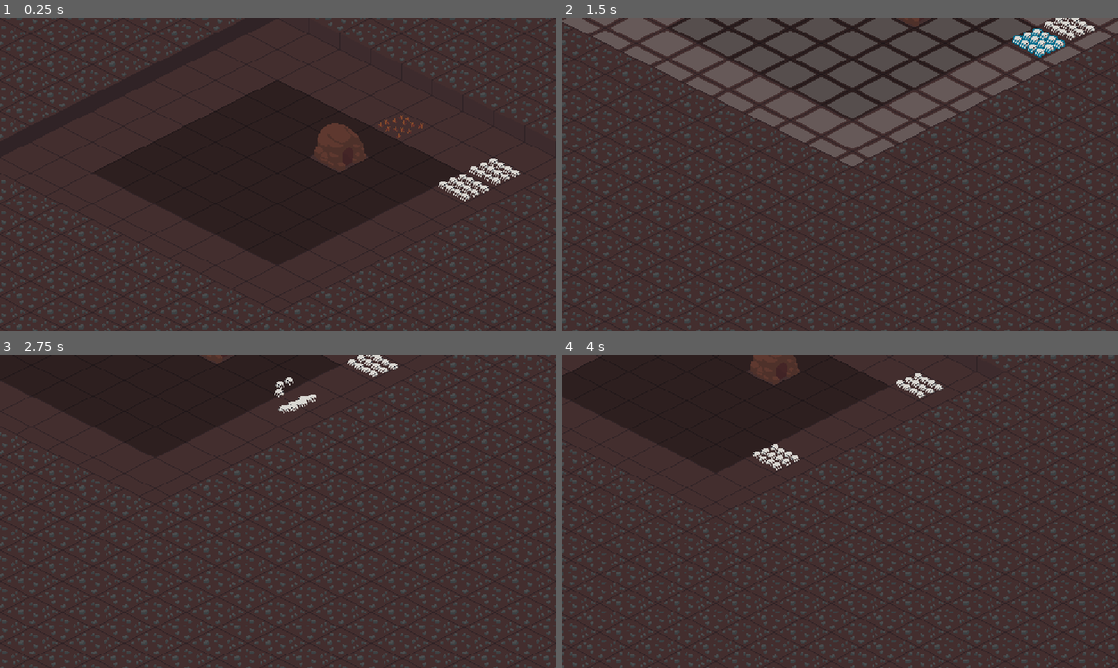
Above: before the commit, frames 1-4 (two rows, left to right).
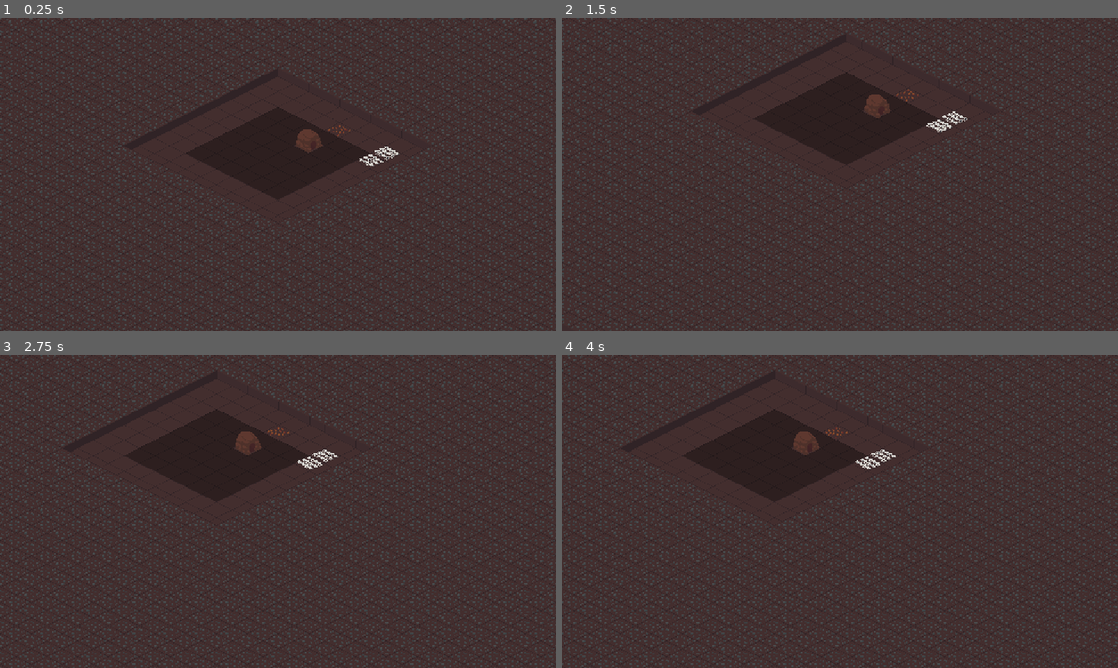
Above: after the commit, the same moments.

Repository: LogCheung/Critterking
Game: Godot game, scene res://World/Scenes/world.tscn
Same seed, same stepped clock (60 frames per second), same inputs: the game is played once before the commit and once after it.
Inputs (mouse positions are in pixels of both pictures, inside the frame that each line leads up to):
- Up to frame 1 (0.25 s): no input
- Up to frame 2 (1.5 s): tap Enter at 0.5 s; move the mouse to (1023, 187) at 0.52 s; hold S (camera_move_down) 0.53-1.28 s; click (1023, 187) at 0.67 s; move the mouse to (1056, 36) at 1.27 s; tap A (camera_move_left) at 1.35 s; click (1056, 36) at 1.42 s
- Up to frame 3 (2.75 s): tap Space at 2 s; move the mouse to (333, 442) at 2.02 s; hold D (camera_move_right) from 2.03 s (still down); click (333, 442) at 2.17 s
- Up to frame 4 (4 s): move the mouse to (812, 574) at 2.77 s; release D (camera_move_right) at 2.78 s; tap W (camera_move_up) at 2.85 s; click (812, 574) at 2.92 s; move the mouse to (1006, 558) at 3.52 s; tap Mouse wheel up (camera_zoom_in) at 3.6 s; click (1006, 558) at 3.67 s

The runs differ from the first frame. In frame 1, 13% of the frame differs, in the area x 0-100%, y 0-100%; in frame 2, 29%; in frame 3, 13%; in frame 4, 13%.

Commit message:
enemy perimeter

Diff:
--- /dev/null
+++ b/minibadkings/TileMap/Scenes/WorldTileSet.tres
@@ -0,0 +1,82 @@
+[gd_resource type="TileSet" load_steps=8 format=3 uid="uid://bxsbqepu6rxgc"]
+
+[ext_resource type="Texture2D" uid="uid://cx0b0ucjd4cee" path="res://TileMap/Assets/tiles.png" id="1_nbqb2"]
+[ext_resource type="Texture2D" uid="uid://d06rjt2g5bhak" path="res://TileMap/Assets/test.png" id="2_hh4v1"]
+
+[sub_resource type="NavigationPolygon" id="NavigationPolygon_jb8ou"]
+vertices = PackedVector2Array(32, 0, 0, 16, -32, 0, 0, -16)
+polygons = Array[PackedInt32Array]([PackedInt32Array(0, 1, 2, 3)])
+outlines = Array[PackedVector2Array]([PackedVector2Array(0, -16, -32, 0, 0, 16, 32, 0)])
+agent_radius = 0.0
+
+[sub_resource type="NavigationPolygon" id="NavigationPolygon_h7jyf"]
+vertices = PackedVector2Array(32, 0, 0, 16, -32, 0, 0, -16)
+polygons = Array[PackedInt32Array]([PackedInt32Array(0, 1, 2, 3)])
+outlines = Array[PackedVector2Array]([PackedVector2Array(0, -16, -32, 0, 0, 16, 32, 0)])
+agent_radius = 0.0
+
+[sub_resource type="NavigationPolygon" id="NavigationPolygon_fl1qv"]
+vertices = PackedVector2Array(32, 0, 0, 16, -32, 0, 0, -16)
+polygons = Array[PackedInt32Array]([PackedInt32Array(0, 1, 2, 3)])
+outlines = Array[PackedVector2Array]([PackedVector2Array(0, -16, -32, 0, 0, 16, 32, 0)])
+agent_radius = 0.0
+
+[sub_resource type="TileSetAtlasSource" id="TileSetAtlasSource_h7jyf"]
+texture = ExtResource("1_nbqb2")
+texture_region_size = Vector2i(64, 64)
+0:1/next_alternative_id = 3
+0:1/0 = 0
+0:1/0/texture_origin = Vector2i(0, -16)
+0:1/1 = 1
+0:1/1/texture_origin = Vector2i(0, 16)
+0:1/2 = 2
+0:0/next_alternative_id = 5
+0:0/0 = 0
+0:0/0/texture_origin = Vector2i(0, -16)
+0:0/0/navigation_layer_0/polygon = SubResource("NavigationPolygon_jb8ou")
+0:0/1 = 1
+0:0/1/texture_origin = Vector2i(0, -16)
+0:0/1/modulate = Color(0.674815, 0.674815, 0.674815, 1)
+0:0/1/navigation_layer_0/polygon = SubResource("NavigationPolygon_h7jyf")
+0:0/2 = 2
+0:0/2/texture_origin = Vector2i(0, -16)
+0:0/3 = 3
+0:0/3/texture_origin = Vector2i(0, -16)
+0:0/3/navigation_layer_0/polygon = SubResource("NavigationPolygon_fl1qv")
+1:0/0 = 0
+1:0/0/texture_origin = Vector2i(0, 16)
+2:0/0 = 0
+2:0/0/texture_origin = Vector2i(0, 16)
+3:0/0 = 0
+3:0/0/texture_origin = Vector2i(0, 16)
+3:0/0/z_index = 1
+4:0/0 = 0
+4:0/0/texture_origin = Vector2i(0, 16)
+4:0/0/z_index = 1
+0:2/next_alternative_id = 3
+0:2/0 = 0
+0:2/0/texture_origin = Vector2i(0, 4)
+0:2/1 = 1
+0:2/1/texture_origin = Vector2i(0, 4)
+0:2/1/modulate = Color(1, 1, 1, 0.482353)
+0:2/1/physics_layer_0/polygon_0/points = PackedVector2Array(-0.637262, -28.0395, -26.1277, -20.3924, -18.1973, -6.90137, 0, -16, 17.5475, -7.22625, 24.8532, -19.1178)
+0:2/2 = 2
+0:2/2/texture_origin = Vector2i(0, 4)
+0:2/2/physics_layer_0/polygon_0/points = PackedVector2Array(0.477943, -33.6155, -32.0224, -17.0467, -15.003, -8.49848, 2.38972, -18.3213, 18.9585, -9.39961, 31.7038, -16.4095)
+
+[sub_resource type="TileSetAtlasSource" id="TileSetAtlasSource_leqhe"]
+texture = ExtResource("2_hh4v1")
+texture_region_size = Vector2i(128, 128)
+0:0/0 = 0
+0:0/0/texture_origin = Vector2i(0, -32)
+
+[resource]
+tile_shape = 1
+tile_layout = 5
+tile_offset_axis = 1
+tile_size = Vector2i(64, 32)
+physics_layer_0/collision_layer = 16
+physics_layer_0/collision_mask = 0
+navigation_layer_0/layers = 1
+sources/50 = SubResource("TileSetAtlasSource_leqhe")
+sources/0 = SubResource("TileSetAtlasSource_h7jyf")
--- a/minibadkings/TileMap/Scenes/tile_world.tscn
+++ b/minibadkings/TileMap/Scenes/tile_world.tscn
@@ -1,85 +1,8 @@
-[gd_scene load_steps=13 format=4 uid="uid://y0ju1mi4ih78"]
+[gd_scene load_steps=6 format=4 uid="uid://y0ju1mi4ih78"]
 
-[ext_resource type="Texture2D" uid="uid://d06rjt2g5bhak" path="res://TileMap/Assets/test.png" id="1_5gggc"]
 [ext_resource type="Script" uid="uid://d3yteynx5bbfn" path="res://TileMap/Scripts/tile_world.gd" id="1_leqhe"]
-[ext_resource type="Texture2D" uid="uid://cx0b0ucjd4cee" path="res://TileMap/Assets/tiles.png" id="2_jb8ou"]
+[ext_resource type="TileSet" uid="uid://bxsbqepu6rxgc" path="res://TileMap/Scenes/WorldTileSet.tres" id="2_jb8ou"]
 [ext_resource type="Texture2D" uid="uid://khwrwj4va25l" path="res://TileMap/Assets/hover.png" id="4_h7jyf"]
-
-[sub_resource type="NavigationPolygon" id="NavigationPolygon_jb8ou"]
-vertices = PackedVector2Array(32, 0, 0, 16, -32, 0, 0, -16)
-polygons = Array[PackedInt32Array]([PackedInt32Array(0, 1, 2, 3)])
-outlines = Array[PackedVector2Array]([PackedVector2Array(0, -16, -32, 0, 0, 16, 32, 0)])
-agent_radius = 0.0
-
-[sub_resource type="NavigationPolygon" id="NavigationPolygon_h7jyf"]
-vertices = PackedVector2Array(32, 0, 0, 16, -32, 0, 0, -16)
-polygons = Array[PackedInt32Array]([PackedInt32Array(0, 1, 2, 3)])
-outlines = Array[PackedVector2Array]([PackedVector2Array(0, -16, -32, 0, 0, 16, 32, 0)])
-agent_radius = 0.0
-
-[sub_resource type="NavigationPolygon" id="NavigationPolygon_fl1qv"]
-vertices = PackedVector2Array(32, 0, 0, 16, -32, 0, 0, -16)
-polygons = Array[PackedInt32Array]([PackedInt32Array(0, 1, 2, 3)])
-outlines = Array[PackedVector2Array]([PackedVector2Array(0, -16, -32, 0, 0, 16, 32, 0)])
-agent_radius = 0.0
-
-[sub_resource type="TileSetAtlasSource" id="TileSetAtlasSource_h7jyf"]
-texture = ExtResource("2_jb8ou")
-texture_region_size = Vector2i(64, 64)
-0:1/next_alternative_id = 3
-0:1/0 = 0
-0:1/0/texture_origin = Vector2i(0, -16)
-0:1/1 = 1
-0:1/1/texture_origin = Vector2i(0, 16)
-0:1/2 = 2
-0:0/next_alternative_id = 5
-0:0/0 = 0
-0:0/0/texture_origin = Vector2i(0, -16)
-0:0/0/navigation_layer_0/polygon = SubResource("NavigationPolygon_jb8ou")
-0:0/1 = 1
-0:0/1/texture_origin = Vector2i(0, -16)
-0:0/1/modulate = Color(0.674815, 0.674815, 0.674815, 1)
-0:0/1/navigation_layer_0/polygon = SubResource("NavigationPolygon_h7jyf")
-0:0/2 = 2
-0:0/2/texture_origin = Vector2i(0, -16)
-0:0/3 = 3
-0:0/3/texture_origin = Vector2i(0, -16)
-0:0/3/navigation_layer_0/polygon = SubResource("NavigationPolygon_fl1qv")
-1:0/0 = 0
-1:0/0/texture_origin = Vector2i(0, 16)
-2:0/0 = 0
-2:0/0/texture_origin = Vector2i(0, 16)
-3:0/0 = 0
-3:0/0/texture_origin = Vector2i(0, 16)
-4:0/0 = 0
-4:0/0/texture_origin = Vector2i(0, 16)
-0:2/next_alternative_id = 3
-0:2/0 = 0
-0:2/0/texture_origin = Vector2i(0, 4)
-0:2/1 = 1
-0:2/1/texture_origin = Vector2i(0, 4)
-0:2/1/modulate = Color(1, 1, 1, 0.482353)
-0:2/1/physics_layer_0/polygon_0/points = PackedVector2Array(-0.637262, -28.0395, -26.1277, -20.3924, -18.1973, -6.90137, 0, -16, 17.5475, -7.22625, 24.8532, -19.1178)
-0:2/2 = 2
-0:2/2/texture_origin = Vector2i(0, 4)
-0:2/2/physics_layer_0/polygon_0/points = PackedVector2Array(0.477943, -33.6155, -32.0224, -17.0467, -15.003, -8.49848, 2.38972, -18.3213, 18.9585, -9.39961, 31.7038, -16.4095)
-
-[sub_resource type="TileSetAtlasSource" id="TileSetAtlasSource_leqhe"]
-texture = ExtResource("1_5gggc")
-texture_region_size = Vector2i(128, 128)
-0:0/0 = 0
-0:0/0/texture_origin = Vector2i(0, -32)
-
-[sub_resource type="TileSet" id="TileSet_5iey5"]
-tile_shape = 1
-tile_layout = 5
-tile_offset_axis = 1
-tile_size = Vector2i(64, 32)
-physics_layer_0/collision_layer = 16
-physics_layer_0/collision_mask = 0
-navigation_layer_0/layers = 1
-sources/50 = SubResource("TileSetAtlasSource_leqhe")
-sources/0 = SubResource("TileSetAtlasSource_h7jyf")
 
 [sub_resource type="TileSetAtlasSource" id="TileSetAtlasSource_fl1qv"]
 texture = ExtResource("4_h7jyf")
@@ -102,21 +25,23 @@
 [node name="Ground" type="TileMapLayer" parent="."]
 y_sort_enabled = true
 tile_map_data = PackedByteArray("AAAEAPz/AAAAAAAAAAAEAP3/AAAAAAAAAAAEAP7/AAAAAAAAAAAEAP//AAAAAAAAAAAEAAAAAAAAAAAAAAAEAA …(1520 unchanged characters)…
-tile_set = SubResource("TileSet_5iey5")
+tile_set = ExtResource("2_jb8ou")
 
 [node name="wall" type="TileMapLayer" parent="."]
 z_index = 1
 y_sort_enabled = true
 tile_map_data = PackedByteArray("AAADAPv/AAAAAAIAAAABAPn/AAAAAAIAAAD///f/AAAAAAIAAAAPAAcAAAAAAAIAAAAQAAgAAAAAAAIAAAARAA …(33392 unchanged characters)…
-tile_set = SubResource("TileSet_5iey5")
+tile_set = ExtResource("2_jb8ou")
 
 [node name="Buildings" type="TileMapLayer" parent="."]
-z_index = 1
 z_as_relative = false
 y_sort_enabled = true
 tile_map_data = PackedByteArray("AAAJAP//AAADAAAAAAAJAP3/AAABAAAAAAA=")
-tile_set = SubResource("TileSet_5iey5")
+tile_set = ExtResource("2_jb8ou")
 
 [node name="Hover" type="TileMapLayer" parent="."]
 z_index = 1
 tile_set = SubResource("TileSet_c7ucq")
+
+[node name="Center" type="Node2D" parent="."]
+position = Vector2(288, 160)
--- a/minibadkings/TileMap/Scripts/tile_world.gd
+++ b/minibadkings/TileMap/Scripts/tile_world.gd
@@ -5,7 +5,7 @@
 @onready var hover : TileMapLayer = $Hover
 @onready var buildings: TileMapLayer = $Buildings
 @onready var wall: TileMapLayer = $wall
-
+@onready var center: Node2D = $Center
 @onready var unit_groups : Array
 
 var wall_tiles : Array
--- /dev/null
+++ b/minibadkings/Units/Scenes/enemy.tscn
@@ -0,0 +1,159 @@
+[gd_scene load_steps=17 format=3 uid="uid://c14eoupysd2xd"]
+
+[ext_resource type="Material" uid="uid://blwf6yqh85bg4" path="res://Units/Shaders/unitHighlight.tres" id="1_mh310"]
+[ext_resource type="Script" uid="uid://bvqtdufd1qjrv" path="res://Units/Scripts/enemy.gd" id="2_mh310"]
+[ext_resource type="Texture2D" uid="uid://b5g3yuaejn6if" path="res://Units/Assets/AllyMeleeNormal.png" id="3_1flw5"]
+[ext_resource type="PackedScene" uid="uid://ddc6mf0gqftb" path="res://Units/Scenes/hit_box.tscn" id="4_0wncj"]
+[ext_resource type="PackedScene" uid="uid://d0dhe2lv3x4u3" path="res://Units/Debug/utility_debug.tscn" id="5_wh35a"]
+[ext_resource type="Script" uid="uid://bxew2mys8y8u8" path="res://addons/utility_ai/agent/agent.gd" id="6_8inca"]
+[ext_resource type="Script" uid="uid://bpvkdlp8jw4sj" path="res://addons/utility_ai/actions/action.gd" id="7_7xmed"]
+[ext_resource type="Script" uid="uid://dojkyt7skh8fh" path="res://addons/utility_ai/considerations/consideration_from_node.gd" id="8_ohg4d"]
+
+[sub_resource type="RectangleShape2D" id="RectangleShape2D_pm8qt"]
+size = Vector2(4, 7)
+
+[sub_resource type="Curve" id="Curve_yd6on"]
+_limits = [0.0, 1.1, 0.0, 1.0]
+_data = [Vector2(0, 0), 0.0, 0.0, 0, 0, Vector2(1, 1.1), 0.0, 0.0, 0, 0]
+point_count = 2
+
+[sub_resource type="Curve" id="Curve_daau3"]
+_data = [Vector2(0.07, 1), 0.0, 0.0, 0, 0, Vector2(1, 0), 0.0, 0.0, 0, 0]
+point_count = 2
+
+[sub_resource type="Animation" id="Animation_daau3"]
+length = 0.001
+tracks/0/type = "value"
+tracks/0/imported = false
+tracks/0/enabled = true
+tracks/0/path = NodePath("Flip/Sprite2D:frame")
+tracks/0/interp = 1
+tracks/0/loop_wrap = true
+tracks/0/keys = {
+"times": PackedFloat32Array(0),
+"transitions": PackedFloat32Array(1),
+"update": 1,
+"values": [1]
+}
+
+[sub_resource type="Animation" id="Animation_jqc0h"]
+resource_name = "attack"
+length = 0.75
+step = 0.125
+tracks/0/type = "value"
+tracks/0/imported = false
+tracks/0/enabled = true
+tracks/0/path = NodePath("Flip/Sprite2D:frame")
+tracks/0/interp = 1
+tracks/0/loop_wrap = true
+tracks/0/keys = {
+"times": PackedFloat32Array(0, 0.125, 0.25, 0.375, 0.5, 0.625),
+"transitions": PackedFloat32Array(1, 1, 1, 1, 1, 1),
+"update": 1,
+"values": [8, 9, 10, 11, 12, 13]
+}
+
+[sub_resource type="Animation" id="Animation_yd6on"]
+resource_name = "idle"
+loop_mode = 1
+step = 0.25
+tracks/0/type = "value"
+tracks/0/imported = false
+tracks/0/enabled = true
+tracks/0/path = NodePath("Flip/Sprite2D:frame")
+tracks/0/interp = 1
+tracks/0/loop_wrap = true
+tracks/0/keys = {
+"times": PackedFloat32Array(0, 0.25, 0.5, 0.75),
+"transitions": PackedFloat32Array(1, 1, 1, 1),
+"update": 1,
+"values": [0, 1, 4, 5]
+}
+
+[sub_resource type="AnimationLibrary" id="AnimationLibrary_jqc0h"]
+_data = {
+&"RESET": SubResource("Animation_daau3"),
+&"attack": SubResource("Animation_jqc0h"),
+&"idle": SubResource("Animation_yd6on")
+}
+
+[sub_resource type="RectangleShape2D" id="RectangleShape2D_yd6on"]
+size = Vector2(2, 2)
+
+[node name="Enemy" type="CharacterBody2D" groups=["UNIT"]]
+modulate = Color(0.891657, 0.493547, 0.544112, 1)
+material = ExtResource("1_mh310")
+script = ExtResource("2_mh310")
+
+[node name="Flip" type="Node2D" parent="."]
+
+[node name="Sprite2D" type="Sprite2D" parent="Flip"]
+unique_name_in_owner = true
+texture = ExtResource("3_1flw5")
+offset = Vector2(4, 0)
+hframes = 14
+frame = 1
+
+[node name="HitBox" parent="." instance=ExtResource("4_0wncj")]
+visible = false
+position = Vector2(-2, -7)
+
+[node name="CollisionShape2D" parent="HitBox" index="0"]
+position = Vector2(2, 8)
+shape = SubResource("RectangleShape2D_pm8qt")
+
+[node name="utility_debug" parent="." node_paths=PackedStringArray("utility_agent") instance=ExtResource("5_wh35a")]
+visible = false
+scale = Vector2(0.25, 0.25)
+utility_agent = NodePath("../UtilityAiAgent")
+
+[node name="UtilityAiAgent" type="Node" parent="."]
+script = ExtResource("6_8inca")
+metadata/_custom_type_script = "uid://bxew2mys8y8u8"
+
+[node name="none" type="Node" parent="UtilityAiAgent"]
+script = ExtResource("7_7xmed")
+_action_id = "none"
+metadata/_custom_type_script = "uid://bpvkdlp8jw4sj"
+
+[node name="UtilityAiConsiderationFromNode" type="Node" parent="UtilityAiAgent/none" node_paths=PackedStringArray("node")]
+script = ExtResource("8_ohg4d")
+node = NodePath("../../..")
+property_name = "in_formation"
+curve = SubResource("Curve_yd6on")
+metadata/_custom_type_script = "uid://dojkyt7skh8fh"
+
+[node name="form" type="Node" parent="UtilityAiAgent"]
+script = ExtResource("7_7xmed")
+_action_id = "form"
+metadata/_custom_type_script = "uid://bpvkdlp8jw4sj"
+
+[node name="UtilityAiConsideration" type="Node" parent="UtilityAiAgent/form" node_paths=PackedStringArray("node")]
+script = ExtResource("8_ohg4d")
+node = NodePath("../../..")
+property_name = "in_combat"
+curve = SubResource("Curve_daau3")
+metadata/_custom_type_script = "uid://dojkyt7skh8fh"
+
+[node name="NavigationAgent2D" type="NavigationAgent2D" parent="."]
+path_postprocessing = 1
+avoidance_enabled = true
+radius = 30.0
+
+[node name="AnimationPlayer" type="AnimationPlayer" parent="."]
+libraries = {
+&"": SubResource("AnimationLibrary_jqc0h")
+}
+
+[node name="behindWall" type="Area2D" parent="."]
+collision_layer = 16
+collision_mask = 16
+
+[node name="CollisionShape2D" type="CollisionShape2D" parent="behindWall"]
+position = Vector2(0, 1)
+shape = SubResource("RectangleShape2D_yd6on")
+
+[connection signal="top_score_action_changed" from="UtilityAiAgent" to="." method="_on_utility_ai_agent_top_score_action_changed"]
+[connection signal="velocity_computed" from="NavigationAgent2D" to="." method="_on_navigation_agent_2d_velocity_computed"]
+
+[editable path="HitBox"]
--- /dev/null
+++ b/minibadkings/Units/Scripts/enemy.gd
@@ -0,0 +1,2 @@
+extends CharacterBody2D
+class_name Enemy
--- a/minibadkings/World/Scenes/world.tscn
+++ b/minibadkings/World/Scenes/world.tscn
@@ -1,11 +1,13 @@
-[gd_scene load_steps=4 format=3 uid="uid://bxqxjbkdfqn0q"]
+[gd_scene load_steps=5 format=3 uid="uid://bxqxjbkdfqn0q"]
 
+[ext_resource type="Script" uid="uid://dvsiuovo1wgp" path="res://World/Scripts/world.gd" id="1_fdxdb"]
 [ext_resource type="PackedScene" uid="uid://y0ju1mi4ih78" path="res://TileMap/Scenes/tile_world.tscn" id="1_jamle"]
 [ext_resource type="PackedScene" uid="uid://bytyqloqmpx5r" path="res://Units/Scenes/unit_group.tscn" id="2_p7567"]
-[ext_resource type="Script" uid="uid://bjiaogu16dctd" path="res://World/Scenes/camera_2d.gd" id="2_yw7h8"]
+[ext_resource type="Script" uid="uid://bjiaogu16dctd" path="res://World/Scripts/camera_2d.gd" id="2_yw7h8"]
 
 [node name="World" type="Node2D"]
 y_sort_enabled = true
+script = ExtResource("1_fdxdb")
 
 [node name="TileWorld" parent="." instance=ExtResource("1_jamle")]
 
@@ -16,7 +18,7 @@
 
 [node name="Camera2D" type="Camera2D" parent="."]
 position = Vector2(289, 162)
-zoom = Vector2(2, 2)
+zoom = Vector2(0.25, 0.25)
 limit_left = -300
 limit_top = -120
 limit_right = 1000
@@ -32,3 +34,5 @@
 
 [node name="UnitGroup2" parent="UnitGroupsNode" instance=ExtResource("2_p7567")]
 position = Vector2(512, 160)
+
+[node name="EnemyPerimeters" type="Node" parent="."]
--- /dev/null
+++ b/minibadkings/World/Scripts/Global.gd
@@ -0,0 +1,3 @@
+extends Node
+
+@export var expansions : int = 0
--- /dev/null
+++ b/minibadkings/World/Scripts/world.gd
@@ -0,0 +1,57 @@
+extends Node2D
+
+@export var is_combat_phase : bool = true
+@export var enemy_strength : int = 20
+
+@onready var tileWorld : TileWorld = get_tree().get_first_node_in_group("TILEWORLD")
+@onready var enemy_perimeters: Node = $EnemyPerimeters
+
+var outerFollow : PathFollow2D
+var innerFollow : PathFollow2D
+
+func _ready() -> void:
+	create_enemy_perimeter(10 + Global.expansions, true)
+	create_enemy_perimeter(9 + Global.expansions, false)
+
+func clear_perimeters() -> void:
+	# clear children
+	outerFollow = null
+	innerFollow = null
+	for path in enemy_perimeters.get_children():
+		path.queue_free()
+
+func create_enemy_perimeter(dist : int, outer : bool) -> void:
+	# Battlefield is 10x10,
+	# radius is 5 tiles from center, another 5 for enemy distance
+	var enemy_spawn = Path2D.new()
+	var follow = PathFollow2D.new()
+	var centerPos = tileWorld.center.global_position
+	var tileSize : Vector2i=  tileWorld.ground.tile_set.tile_size
+
+	# Left and Right points
+	var leftPoint = centerPos - Vector2(tileSize.x * dist,0)
+	var rightPoint = centerPos + Vector2(tileSize.x * dist,0)
+
+	# Up and Down points
+	var upPoint = centerPos - Vector2(0,tileSize.y * dist)
+	var downPoint = centerPos + Vector2(0,tileSize.y * dist)
+
+	# add points to perimeter
+	enemy_spawn.z_index = 100
+	var curve = Curve2D.new()
+	curve.add_point(leftPoint)
+	curve.add_point(upPoint)
+	curve.add_point(rightPoint)
+	curve.add_point(downPoint)
+	curve.add_point(leftPoint)
+
+	enemy_perimeters.add_child(enemy_spawn)
+	enemy_spawn.curve = curve
+	enemy_spawn.add_child(follow)
+	if outer:
+		outerFollow = follow
+	else:
+		innerFollow = follow
+
+func spawn_enemy() -> void:
+	pass
--- a/minibadkings/project.godot
+++ b/minibadkings/project.godot
@@ -14,6 +14,10 @@
 run/main_scene="uid://bxqxjbkdfqn0q"
 config/features=PackedStringArray("4.4", "Forward Plus")
 config/icon="res://icon.svg"
+
+[autoload]
+
+Global="*res://World/Scripts/Global.gd"
 
 [display]
 
Not shown, added: minibadkings/Units/Scripts/enemy.gd.uid
Not shown, added: minibadkings/World/Scripts/Global.gd.uid
Renamed: minibadkings/World/Scenes/camera_2d.gd -> minibadkings/World/Scripts/camera_2d.gd
Renamed: minibadkings/World/Scenes/camera_2d.gd.uid -> minibadkings/World/Scripts/camera_2d.gd.uid
Not shown, added: minibadkings/World/Scripts/world.gd.uid
